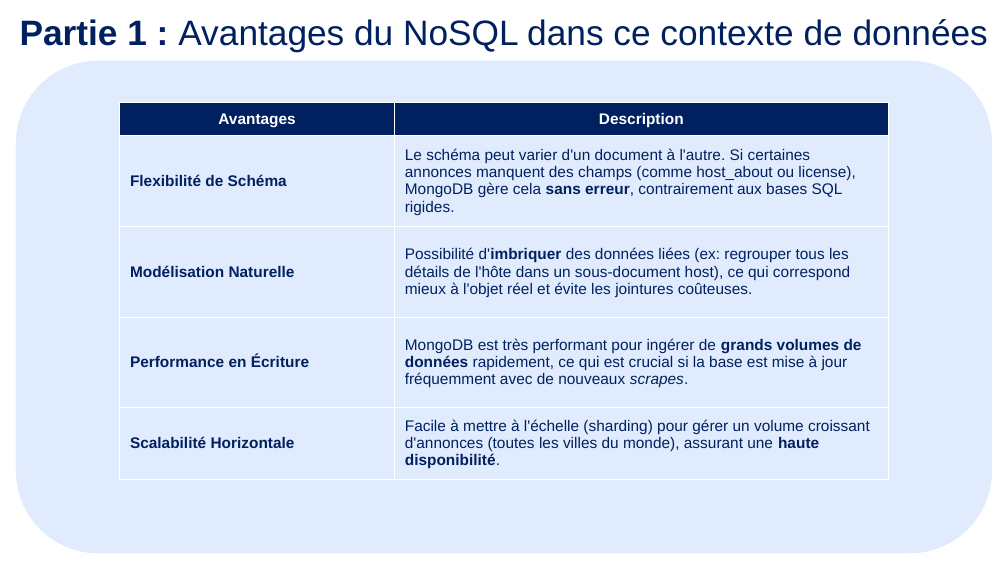
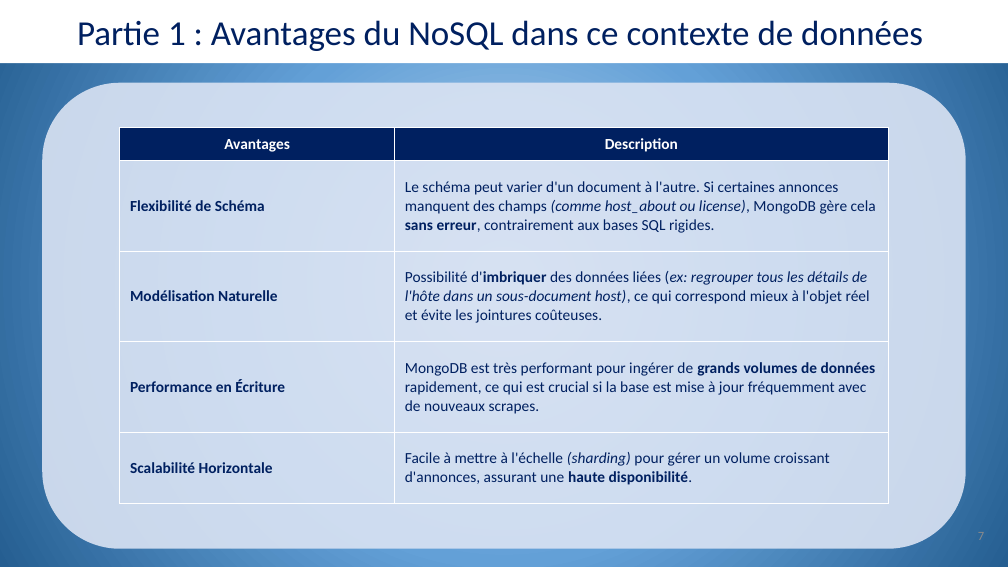
Before and after one commit to merais/formation, a slide deck: slide 7 of P7_Concevez_et_analysez_une_base_de_donnees_nosql_aymeric_bailleul/_projets/ABAI_P7_01_presentation_20251104.pptx. Drawn at 1008x567 pixels with LibreOffice and Linux fonts; fonts in the diff are those of the drawing. Boxes give left, top, right and bottom in pixels: in the first picture for what was removed or moved away, otherwise in the second. Text is boxed around its words. In the diff, an @@ line names an element or a change of style, - is before the commit and + after.

```diff
--- a/P7_Concevez_et_analysez_une_base_de_donnees_nosql_aymeric_bailleul/_projets/ABAI_P7_01_presentation_20251104.pptx
+++ b/P7_Concevez_et_analysez_une_base_de_donnees_nosql_aymeric_bailleul/_projets/ABAI_P7_01_presentation_20251104.pptx
@@ background #FFFFFF to gradient #BDD7EE to #63A0D7 to #255E91 @@
@@ rectangle "Partie 1 : Avantages du ...": place and size @@
-rectangle "Partie 1 : Avantages du ..." at (20,19,988,51)
+rectangle "Partie 1 : Avantages du ..." at (0,0,1008,64)
@@ rectangle "Partie 1 : Avantages du ..." at (0,0,1008,64): size 25.2 to 25 pt, font Arial to Calibri; bold off in "Partie 1 :"; vertical alignment top to middle; fill none to #FFFFFF @@
@@ rounded rectangle: place and size @@
-rounded rectangle at (16,60,992,553)
+rounded rectangle at (42,83,966,548)
@@ rounded rectangle at (42,83,966,548): fill #D9E7FD at 80% opacity to #DAE3F3 at 90% opacity @@
@@ table at (120,127,889,504) @@
-row 5, column 2: Facile à mettre à l'échelle (sharding) pour gérer un volume croissant d'annonces (toutes les villes du monde), assurant une haute disponibilité.
+row 5, column 2: Facile à mettre à l'échelle (sharding) pour gérer un volume croissant d'annonces, assurant une haute disponibilité.
@@ font Arial to Calibri in "Avantages", "Description", "Flexibilité de Schéma", "Le schéma peut varier d'un document à ..." and 5 more places @@
@@ italic on in "(comme host_about ou license),", "(ex: regrouper tous les détails de l'hôte ..." @@
@@ italic off in "scrapes." @@
@@ table: place and size @@
-table at (120,103,889,480)
+table at (120,127,889,504)
@@ page number added at (978,532,984,540), 9 pt, text #8C8C8C @@
+7
```
Also in this commit, not shown: 13 other slides changed, 5 slides added, 1 slide removed, 2 other files.
